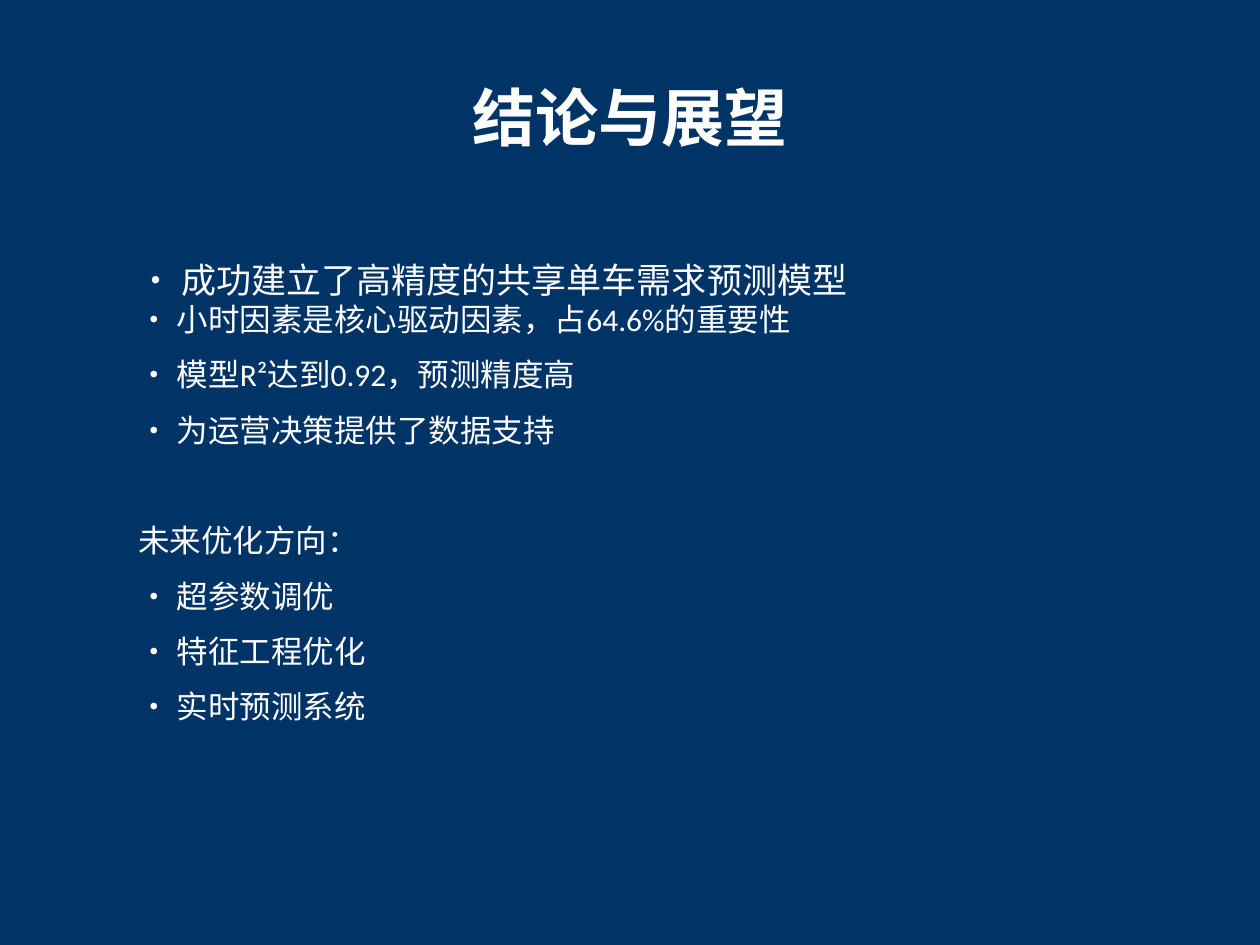
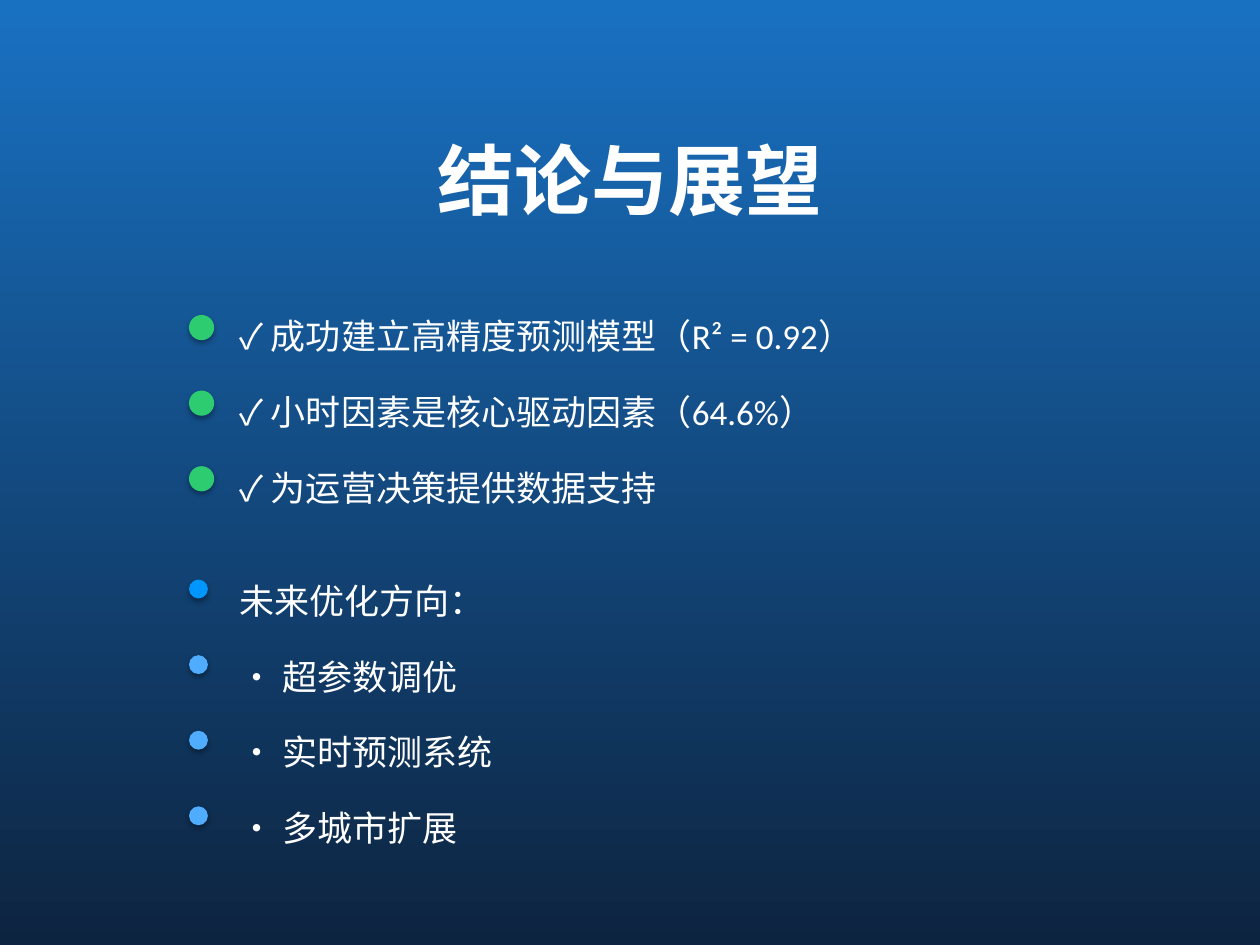
Before and after one commit to Dearlimg/bikeproblem, a slide deck: slide 9 of doc/共享单车租赁预测系统.pptx. Drawn at 1260x945 pixels with LibreOffice and Linux fonts; fonts in the diff are those of the drawing. Boxes give left, top, right and bottom in pixels: in the first picture for what was removed or moved away, otherwise in the second. Text is boxed around its words. In the diff, an @@ line names an element or a change of style, - is before the commit and + after.

```diff
--- a/doc/共享单车租赁预测系统.pptx
+++ b/doc/共享单车租赁预测系统.pptx
@@ background #003366 to gradient #0D2440 to #1971C2 @@
@@ text "结论与展望": place and size @@
-text "结论与展望" at [472,87,787,147]
+text "结论与展望" at [437,143,822,216]
@@ text "结论与展望" at [437,143,822,216]: size 36 to 44 pt; vertical alignment middle to top @@
@@ ellipse added at [189,315,214,340], fill #2ECC71 @@
@@ text at [271,319,853,353]: text changed; size 18 to 20 pt @@
-• 成功建立了高精度的共享单车需求预测模型
-• 小时因素是核心驱动因素，占64.6%的重要性
-• 模型R²达到0.92，预测精度高
-• 为运营决策提供了数据支持
-未来优化方向：
-• 超参数调优
-• 特征工程优化
-• 实时预测系统
+✓ 成功建立高精度预测模型（R² = 0.92）
@@ ellipse added at [189,391,214,416], fill #2ECC71 @@
@@ text added at [271,395,814,429], 20 pt, text #FFFFFF @@
+✓ 小时因素是核心驱动因素（64.6%）
@@ ellipse added at [189,466,214,491], fill #2ECC71 @@
@@ text added at [271,471,657,504], 20 pt, text #FFFFFF @@
+✓ 为运营决策提供数据支持
@@ ellipse added at [189,580,208,598], fill #0096FF @@
@@ text added at [239,584,484,617], 20 pt, text #FFFFFF @@
+未来优化方向：
@@ ellipse added at [189,655,208,674], fill #4FACFE @@
@@ text added at [282,660,457,693], 20 pt, text #FFFFFF @@
+• 超参数调优
@@ ellipse added at [189,731,208,750], fill #4FACFE @@
@@ text added at [282,735,492,768], 20 pt, text #FFFFFF @@
+• 实时预测系统
@@ ellipse added at [189,806,208,825], fill #4FACFE @@
@@ text added at [282,811,457,844], 20 pt, text #FFFFFF @@
+• 多城市扩展
```
Also in this commit, not shown: 7 other slides changed, 1 slide added, 1 slide removed, 1 other file.
